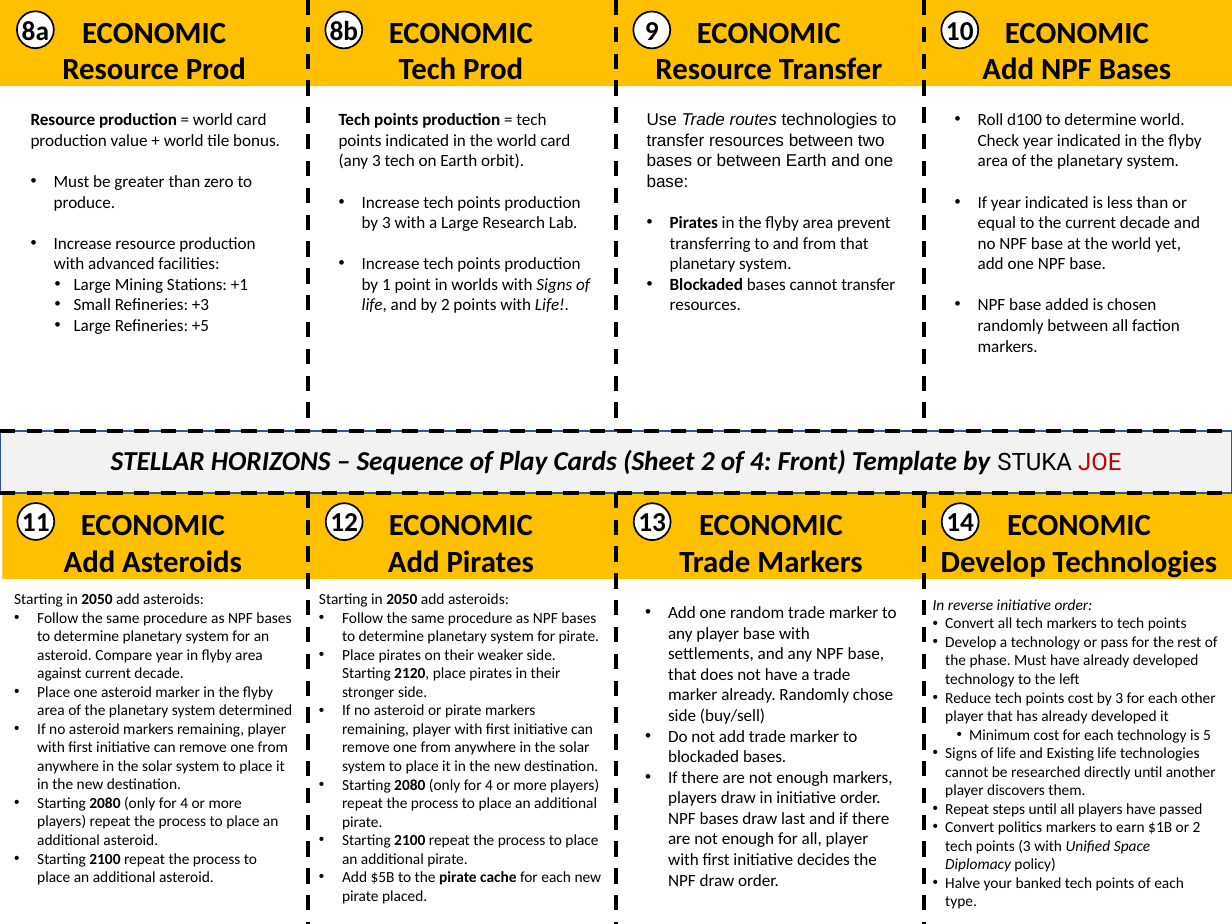
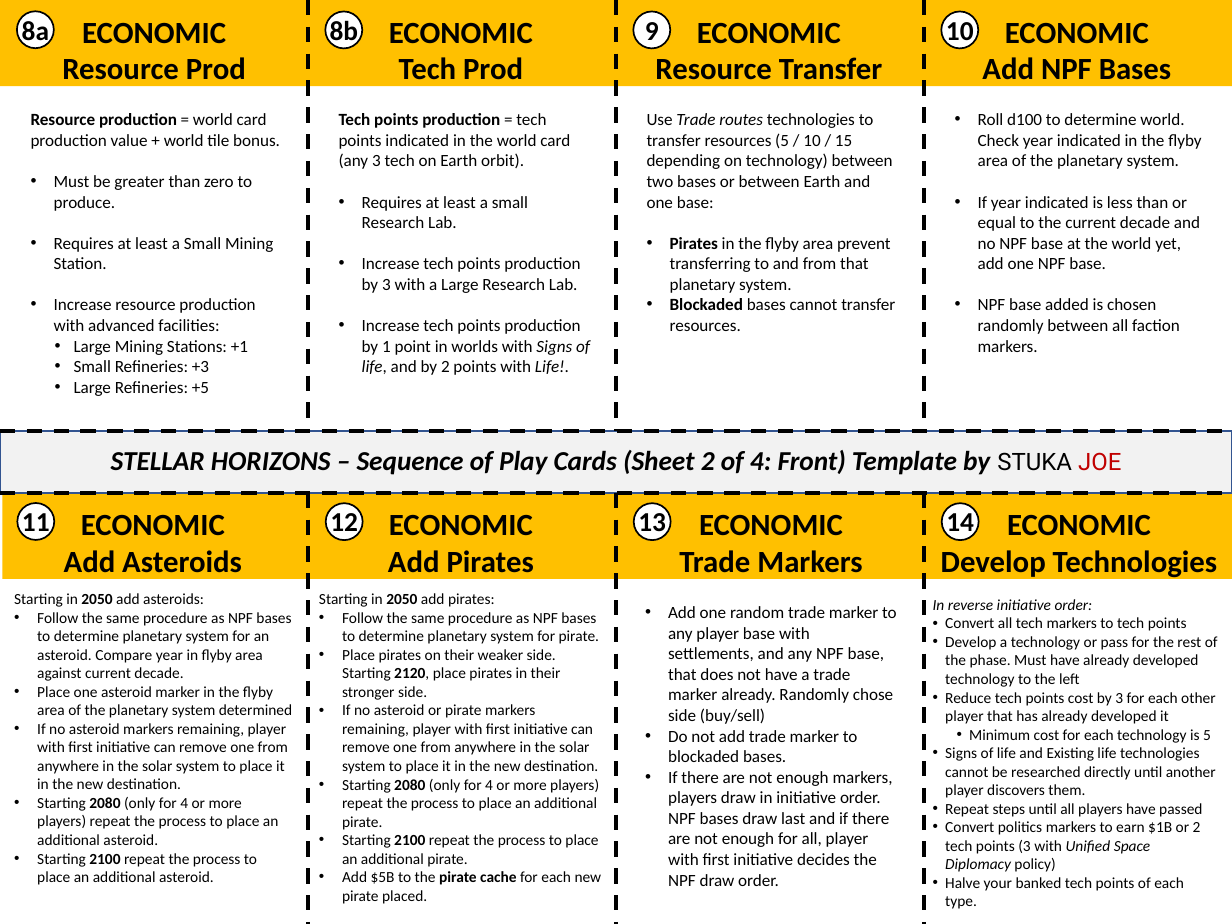
Before and after one commit to pasqualf68/boardgames, a slide deck: slide 2 of Stellar Horizons SoP/Stellar Horizons SOP cards.pptx. Drawn at 1232x924 pixels with LibreOffice and Linux fonts; fonts in the diff are those of the drawing; background and template pictures are left out. Boxes give left, top, right and bottom in pixels: in the first picture for what was removed or moved away, otherwise in the second. Text is boxed around its words. In the diff, an @@ line names an element or a change of style, - is before the commit and + after.

```diff
--- a/Stellar Horizons SoP/Stellar Horizons SOP cards.pptx
+++ b/Stellar Horizons SoP/Stellar Horizons SOP cards.pptx
@@ text at (647,113,893,208): text changed; font Arial to Calibri @@
-Use Trade routes technologies to transfer resources between two bases or between Earth and one base:
+Use Trade routes technologies to transfer resources (5 / 10 / 15 depending on technology) between two bases or between Earth and one base:
@@ text at (362,196,528,228): paragraph added @@
+• Requires at least a small Research Lab.
@@ text at (54,237,273,269): paragraph added @@
+• Requires at least a Small Mining Station.
@@ text at (319,593,495,607): text changed @@
-Starting in 2050 add asteroids:
+Starting in 2050 add pirates:
```
Also in this commit, not shown: 2 other slides changed, 3 other files.
